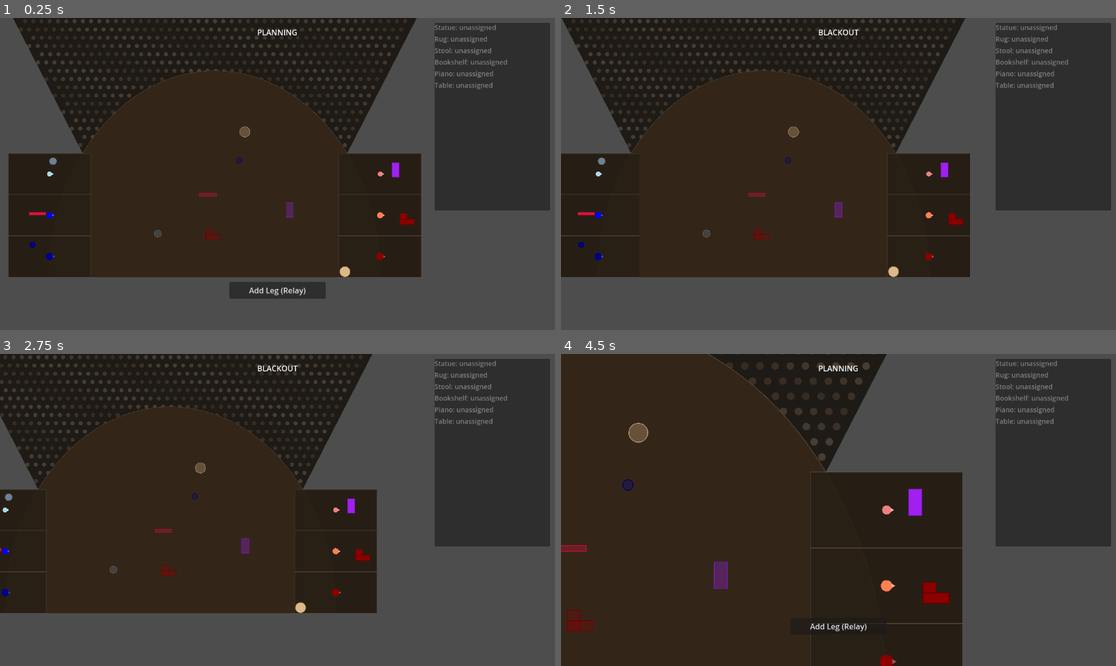
Above: before the commit, frames 1-4 (two rows, left to right).
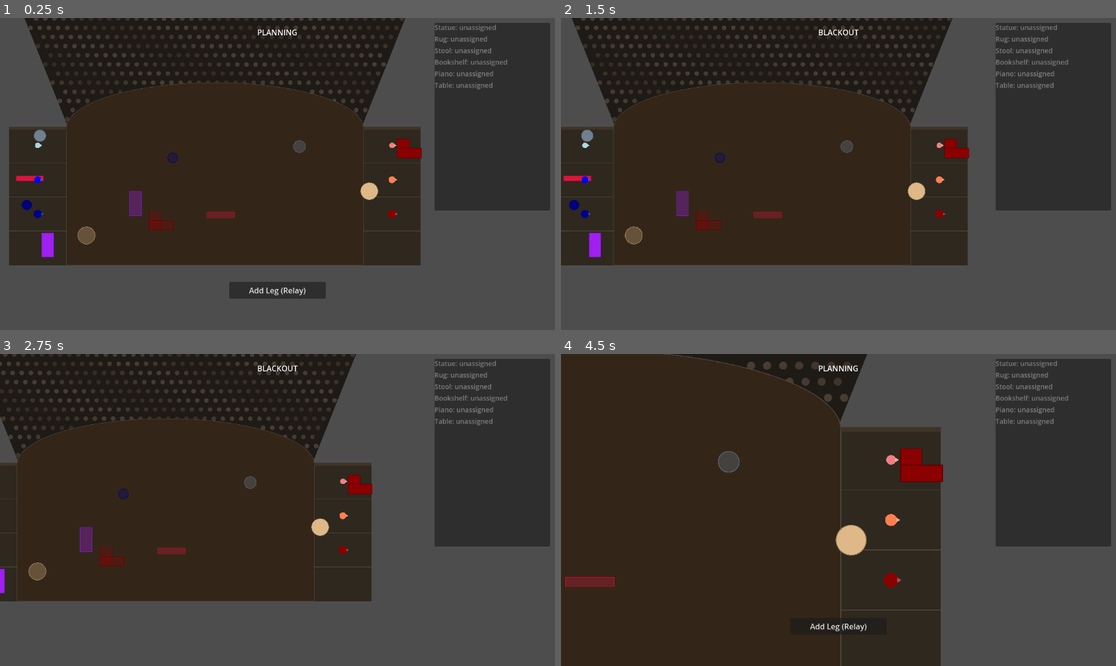
Above: after the commit, the same moments.

Repository: js-carpadakis/blackout
Game: Godot game, scene res://scenes/main/main.tscn
The game is run twice, just before and just after one commit, with the same random seed, the same clock (stepped at 60 frames per second) and the same inputs.
Inputs (mouse positions are in pixels of both pictures, inside the frame that each line leads up to):
- Up to frame 1 (0.25 s): no input
- Up to frame 2 (1.5 s): click "Add Leg (Relay)" at 0.5 s; tap Enter at 1.25 s; move the mouse to (960, 158) at 1.27 s; hold D (pan_right) from 1.28 s (still down); hold Space (start_execution) from 1.28 s (still down); click (960, 158) at 1.42 s
- Up to frame 3 (2.75 s): release D (pan_right) at 2 s; release Space (start_execution) at 2 s; drag from (166, 525) to (249, 572) at 2.02 s
- Up to frame 4 (4.5 s): tap Space (start_execution) at 2.75, 4.25 s; move the mouse to (894, 441) at 2.77 s; hold D (pan_right) 2.78-3.5 s; hold Q (zoom_in) 2.78-3.5 s; drag from (810, 572) to (672, 463) at 3.52 s; move the mouse to (1005, 556) at 4.27 s; hold A (pan_left) from 4.28 s (still down); hold Space (start_execution) from 4.28 s (still down)

The runs differ from the first frame. In frame 1, 11% of the frame differs, in the area x 1-76%, y 0-84%; in frame 2, 11%; in frame 3, 10%; in frame 4, 9.6%.

Commit message:
Reform stage layout tbe closer to a proscenium stage, with apron and 4 wings

Diff:
--- a/scenes/entities/prop_base.tscn
+++ b/scenes/entities/prop_base.tscn
@@ -3,7 +3,7 @@
 [ext_resource type="Script" path="res://scripts/entities/prop_controller.gd" id="1_script"]
 
 [sub_resource type="RectangleShape2D" id="RectangleShape2D_body"]
-size = Vector2(40, 40)
+size = Vector2(60, 60)
 
 [node name="Prop" type="StaticBody2D"]
 collision_layer = 4
@@ -14,5 +14,5 @@
 shape = SubResource("RectangleShape2D_body")
 
 [node name="NavigationObstacle2D" type="NavigationObstacle2D" parent="."]
-radius = 30.0
+radius = 45.0
 avoidance_enabled = true
--- a/scenes/main/game_session.tscn
+++ b/scenes/main/game_session.tscn
@@ -9,9 +9,9 @@
 [ext_resource type="Script" path="res://scripts/stage/path_preview.gd" id="7_path_preview"]
 
 [sub_resource type="NavigationPolygon" id="NavigationPolygon_stage"]
-vertices = PackedVector2Array(-950, -600, 950, -600, 950, 500, -950, 500)
+vertices = PackedVector2Array(-950, -750, 950, -750, 950, 150, -950, 150)
 polygons = [PackedInt32Array(0, 1, 2, 3)]
-outlines = [PackedVector2Array(-950, -600, 950, -600, 950, 500, -950, 500)]
+outlines = [PackedVector2Array(-950, -750, 950, -750, 950, 150, -950, 150)]
 
 [node name="GameSession" type="Node2D"]
 script = ExtResource("1_session")
@@ -23,7 +23,7 @@
 
 [node name="GridOverlay" type="Node2D" parent="StageLayout"]
 script = ExtResource("4_grid")
-grid_size = Vector2i(32, 20)
+grid_size = Vector2i(36, 17)
 cell_size = 50.0
 
 [node name="PathPreview" type="Node2D" parent="StageLayout"]
--- a/scripts/core/game_session.gd
+++ b/scripts/core/game_session.gd
@@ -23,35 +23,43 @@
 
 # Cell size in pixels (must match grid_system and pathfinding)
 var _cell_size: float = 50.0
-var _grid_size: Vector2i = Vector2i(32, 20)
-
-# Half-ellipse stage shape: flat edge at bottom (backstage), curve at top (audience)
-# Center of full ellipse at (0, 500), semi-axis x=800, semi-axis y=1000
-# Grid covers [-800, 800] x [-500, 500]
-const ELLIPSE_CENTER_Y := 500.0
-const ELLIPSE_A := 800.0   # semi-axis x (half of 1600)
-const ELLIPSE_B := 1000.0  # semi-axis y (full 1000 depth)
-
-# Wing sections: 400px wide, 600px tall (3 sections of 200px), outside the ellipse
-const WING_WIDTH := 400.0
-const WING_SECTION_HEIGHT := 200.0
-
-# Stage left wing sections (1st=closest to audience/top, 3rd=deepest backstage/bottom)
-const STAGE_LEFT_1ST := Rect2(-1000, -100, 400, 200)
-const STAGE_LEFT_2ND := Rect2(-1000, 100, 400, 200)
-const STAGE_LEFT_3RD := Rect2(-1000, 300, 400, 200)
+var _grid_size: Vector2i = Vector2i(36, 17)
+
+# Rectangular proscenium theater layout
+# Main stage: 1300 wide centered, 600 deep (visible to audience)
+const STAGE_RECT := Rect2(-650, -500, 1300, 600)
+
+# Proscenium wall at Y=-500 (front of stage)
+const PROSCENIUM_Y := -500.0
+
+# Apron/forestage: half-ellipse extending past the proscenium opening toward the audience
+# Curves outward only across the proscenium opening, flat at the sides where the wall exists
+const APRON_A := 650.0   # semi-axis x (half of proscenium opening width)
+const APRON_B := 200.0   # semi-axis y (max depth at center)
+const APRON_CENTER_Y := -500.0  # flat edge at proscenium line
+
+# Wing sections: 250px wide, 600px tall (4 sections of 150px)
+const WING_WIDTH := 250.0
+const WING_SECTION_HEIGHT := 150.0
+
+# Stage left wing sections (1st=closest to audience/top, 4th=deepest/bottom)
+const STAGE_LEFT_1ST := Rect2(-900, -500, 250, 150)
+const STAGE_LEFT_2ND := Rect2(-900, -350, 250, 150)
+const STAGE_LEFT_3RD := Rect2(-900, -200, 250, 150)
+const STAGE_LEFT_4TH := Rect2(-900, -50, 250, 150)
 
 # Stage right wing sections
-const STAGE_RIGHT_1ST := Rect2(600, -100, 400, 200)
-const STAGE_RIGHT_2ND := Rect2(600, 100, 400, 200)
-const STAGE_RIGHT_3RD := Rect2(600, 300, 400, 200)
-
-# Full wing bounds (union of all 3 sections per side)
-const STAGE_LEFT_RECT := Rect2(-1000, -100, 400, 600)
-const STAGE_RIGHT_RECT := Rect2(600, -100, 400, 600)
-
-# Backstage: 2000x600 rectangle overlapping wings and bottom of stage
-const BACKSTAGE_RECT := Rect2(-1000, -100, 2000, 600)
+const STAGE_RIGHT_1ST := Rect2(650, -500, 250, 150)
+const STAGE_RIGHT_2ND := Rect2(650, -350, 250, 150)
+const STAGE_RIGHT_3RD := Rect2(650, -200, 250, 150)
+const STAGE_RIGHT_4TH := Rect2(650, -50, 250, 150)
+
+# Full wing bounds (union of all 4 sections per side)
+const STAGE_LEFT_RECT := Rect2(-900, -500, 250, 600)
+const STAGE_RIGHT_RECT := Rect2(650, -500, 250, 600)
+
+# World bounds: entire walkable area for drag clamping (includes apron)
+const WORLD_BOUNDS := Rect2(-900, -700, 1800, 800)
 
 # Phase state
 var _is_planning: bool = true
@@ -73,17 +81,16 @@
 
 
 func _ready() -> void:
-	# Initialize pathfinding with larger grid for half-ellipse stage
+	# Initialize pathfinding grid covering entire walkable area
 	pathfinding.initialize(_grid_size, _cell_size)
 	_mark_stage_bounds()
 
-	# Configure grid overlay with ellipse shape
-	grid_overlay.set_stage_ellipse(ELLIPSE_CENTER_Y, ELLIPSE_A, ELLIPSE_B)
+	# Configure grid overlay with stage rect
+	grid_overlay.set_stage_rect(STAGE_RECT)
 	grid_overlay.set_grid_visible(false)
 
 	# Fit camera to show entire playable area, reserving space for HUD panel
-	# Playable area: wings + stage ellipse, x [-1000, 1000], y [-500, 500]
-	var stage_bounds := Rect2(-1000, -500, 2000, 1000)
+	var stage_bounds := WORLD_BOUNDS
 	camera.fit_to_stage(stage_bounds, 260.0)  # 250px panel + 10px gap
 
 	# Connect HUD
@@ -114,33 +121,33 @@
 
 	# Prop definitions: { name, weight, color, shape, size, traits }
 	var prop_defs: Array = [
-		{ "name": "Chair", "weight": 1, "color": Color.SADDLE_BROWN, "shape": 0, "size": Vector2(30, 30), "traits": [] },
-		{ "name": "Stool", "weight": 1, "color": Color.NAVY_BLUE, "shape": 1, "size": Vector2(28, 28), "traits": [] },
-		{ "name": "Lamp", "weight": 1, "color": Color.GOLDENROD, "shape": 0, "size": Vector2(20, 40), "traits": [0] },
-		{ "name": "Table", "weight": 2, "color": Color.BURLYWOOD, "shape": 1, "size": Vector2(50, 50), "traits": [] },
-		{ "name": "Couch", "weight": 2, "color": Color.FOREST_GREEN, "shape": 0, "size": Vector2(70, 35), "traits": [2] },
-		{ "name": "Dresser", "weight": 2, "color": Color.ANTIQUE_WHITE, "shape": 0, "size": Vector2(55, 40), "traits": [2] },
-		{ "name": "Rug", "weight": 2, "color": Color.CRIMSON, "shape": 0, "size": Vector2(80, 15), "traits": [] },
-		{ "name": "Piano", "weight": 3, "color": Color.DARK_RED, "shape": 2, "size": Vector2(70, 55), "traits": [0] },
-		{ "name": "Bookshelf", "weight": 3, "color": Color.PURPLE, "shape": 0, "size": Vector2(35, 70), "traits": [] },
-		{ "name": "Wardrobe", "weight": 3, "color": Color.DARK_OLIVE_GREEN, "shape": 0, "size": Vector2(50, 65), "traits": [1] },
-		{ "name": "Statue", "weight": 2, "color": Color.SLATE_GRAY, "shape": 1, "size": Vector2(35, 35), "traits": [0, 1] },
-		{ "name": "Bed", "weight": 3, "color": Color.MEDIUM_PURPLE, "shape": 0, "size": Vector2(75, 55), "traits": [2] },
+		{ "name": "Chair", "weight": 1, "color": Color.SADDLE_BROWN, "shape": 0, "size": Vector2(45, 45), "traits": [] },
+		{ "name": "Stool", "weight": 1, "color": Color.NAVY_BLUE, "shape": 1, "size": Vector2(42, 42), "traits": [] },
+		{ "name": "Lamp", "weight": 1, "color": Color.GOLDENROD, "shape": 0, "size": Vector2(30, 60), "traits": [0] },
+		{ "name": "Table", "weight": 2, "color": Color.BURLYWOOD, "shape": 1, "size": Vector2(75, 75), "traits": [] },
+		{ "name": "Couch", "weight": 2, "color": Color.FOREST_GREEN, "shape": 0, "size": Vector2(105, 52), "traits": [2] },
+		{ "name": "Dresser", "weight": 2, "color": Color.ANTIQUE_WHITE, "shape": 0, "size": Vector2(82, 60), "traits": [2] },
+		{ "name": "Rug", "weight": 2, "color": Color.CRIMSON, "shape": 0, "size": Vector2(120, 22), "traits": [] },
+		{ "name": "Piano", "weight": 3, "color": Color.DARK_RED, "shape": 2, "size": Vector2(105, 82), "traits": [0] },
+		{ "name": "Bookshelf", "weight": 3, "color": Color.PURPLE, "shape": 0, "size": Vector2(52, 105), "traits": [] },
+		{ "name": "Wardrobe", "weight": 3, "color": Color.DARK_OLIVE_GREEN, "shape": 0, "size": Vector2(75, 98), "traits": [1] },
+		{ "name": "Statue", "weight": 2, "color": Color.SLATE_GRAY, "shape": 1, "size": Vector2(52, 52), "traits": [0, 1] },
+		{ "name": "Bed", "weight": 3, "color": Color.MEDIUM_PURPLE, "shape": 0, "size": Vector2(112, 82), "traits": [2] },
 	]
 	prop_defs.shuffle()
 	prop_defs.resize(6)
 
 	# All wing sections to distribute props into
 	var wing_sections: Array[Rect2] = [
-		STAGE_LEFT_1ST, STAGE_LEFT_2ND, STAGE_LEFT_3RD,
-		STAGE_RIGHT_1ST, STAGE_RIGHT_2ND, STAGE_RIGHT_3RD,
+		STAGE_LEFT_1ST, STAGE_LEFT_2ND, STAGE_LEFT_3RD, STAGE_LEFT_4TH,
+		STAGE_RIGHT_1ST, STAGE_RIGHT_2ND, STAGE_RIGHT_3RD, STAGE_RIGHT_4TH,
 	]
 
 	for i in range(prop_defs.size()):
 		var def: Dictionary = prop_defs[i]
 		var section: Rect2 = wing_sections[i]
 		var spawn_pos: Vector2 = _random_point_in_rect(section)
-		var target_pos: Vector2 = _random_stage_target_ellipse()
+		var target_pos: Vector2 = _random_stage_target()
 		_spawn_prop(spawn_pos, target_pos, def.color, def.name, def.weight, def.shape, def.size, def.traits)
 
 
@@ -250,10 +257,10 @@
 
 
 func _planning_handle_drag(world_pos: Vector2) -> void:
-	# Dragging a target ghost — constrain to stage
+	# Dragging a target ghost — constrain to walkable area (stage, wings, apron)
 	if _dragging_target_prop:
 		var ghost_pos: Vector2 = world_pos + _drag_offset
-		if is_on_stage(ghost_pos):
+		if is_walkable(ghost_pos):
 			# Update the last leg's destination (the one the ghost represents)
 			var prop: StaticBody2D = _dragging_target_prop
 			for i in range(prop.movement_plan.size() - 1, -1, -1):
@@ -269,9 +276,9 @@
 
 	var target_pos: Vector2 = world_pos + _drag_offset
 
-	# Clamp to backstage area
-	target_pos.x = clamp(target_pos.x, BACKSTAGE_RECT.position.x, BACKSTAGE_RECT.position.x + BACKSTAGE_RECT.size.x)
-	target_pos.y = clamp(target_pos.y, BACKSTAGE_RECT.position.y, BACKSTAGE_RECT.position.y + BACKSTAGE_RECT.size.y)
+	# Clamp to world bounds (stage + wings + apron)
+	target_pos.x = clamp(target_pos.x, WORLD_BOUNDS.position.x, WORLD_BOUNDS.position.x + WORLD_BOUNDS.size.x)
+	target_pos.y = clamp(target_pos.y, WORLD_BOUNDS.position.y, WORLD_BOUNDS.position.y + WORLD_BOUNDS.size.y)
 
 	_dragging_entity.global_position = target_pos
 
@@ -320,8 +327,8 @@
 			_toggle_stagehand_on_prop(selected_stagehand, prop)
 			return
 
-	# Right-click on stage floor — set destination for the next incomplete leg (one at a time)
-	if selected_stagehand.has_assignment and is_on_stage(world_pos):
+	# Right-click on walkable floor — set destination for the next incomplete leg (one at a time)
+	if selected_stagehand.has_assignment and is_walkable(world_pos):
 		for prop in selected_stagehand.assigned_props:
 			var leg_idx: int = prop.find_incomplete_leg_with_stagehand(selected_stagehand)
 			if leg_idx >= 0:
@@ -333,8 +340,8 @@
 				return
 		return
 
-	# Right-click in backstage — reposition stagehand directly
-	if is_in_backstage(world_pos):
+	# Right-click in wings — reposition stagehand directly
+	if not is_on_stage(world_pos) and is_walkable(world_pos):
 		selected_stagehand.global_position = world_pos
 
 
@@ -948,30 +955,28 @@
 	)
 
 
-func _random_stage_target_ellipse() -> Vector2:
+func _random_stage_target() -> Vector2:
 	var margin := 50.0
-	for attempt in range(100):
-		var x: float = randf_range(-ELLIPSE_A + margin, ELLIPSE_A - margin)
-		var y: float = randf_range(ELLIPSE_CENTER_Y - ELLIPSE_B + margin, ELLIPSE_CENTER_Y - margin)
-		if is_on_stage(Vector2(x, y)):
-			return Vector2(x, y)
-	return Vector2(0, 0)
+	return Vector2(
+		randf_range(STAGE_RECT.position.x + margin, STAGE_RECT.position.x + STAGE_RECT.size.x - margin),
+		randf_range(STAGE_RECT.position.y + margin, STAGE_RECT.position.y + STAGE_RECT.size.y - margin)
+	)
 
 
 static func is_on_stage(world_pos: Vector2) -> bool:
-	if world_pos.y > ELLIPSE_CENTER_Y:
+	return STAGE_RECT.has_point(world_pos)
+
+
+static func is_on_apron(world_pos: Vector2) -> bool:
+	if world_pos.y > APRON_CENTER_Y or world_pos.y < APRON_CENTER_Y - APRON_B:
 		return false
-	var nx: float = world_pos.x / ELLIPSE_A
-	var ny: float = (world_pos.y - ELLIPSE_CENTER_Y) / ELLIPSE_B
+	var nx: float = world_pos.x / APRON_A
+	var ny: float = (world_pos.y - APRON_CENTER_Y) / APRON_B
 	return (nx * nx + ny * ny) <= 1.0
 
 
-static func is_in_backstage(world_pos: Vector2) -> bool:
-	return BACKSTAGE_RECT.has_point(world_pos)
-
-
 static func is_walkable(world_pos: Vector2) -> bool:
-	return is_on_stage(world_pos) or is_in_backstage(world_pos)
+	return is_on_stage(world_pos) or is_on_apron(world_pos) or STAGE_LEFT_RECT.has_point(world_pos) or STAGE_RIGHT_RECT.has_point(world_pos)
 
 
 func _mark_stage_bounds() -> void:
--- a/scripts/entities/prop_controller.gd
+++ b/scripts/entities/prop_controller.gd
@@ -15,7 +15,7 @@
 @export var weight: int = 1  # Combined strength needed to carry
 @export var grid_footprint: Vector2i = Vector2i(1, 1)
 @export var prop_color: Color = Color.SADDLE_BROWN
-@export var prop_size: Vector2 = Vector2(40, 40)
+@export var prop_size: Vector2 = Vector2(60, 60)
 @export var shape: PropShape = PropShape.RECT
 @export var size_override: Vector2 = Vector2.ZERO  # When non-zero, skip weight-to-size auto-sizing
 
@@ -68,13 +68,13 @@
 	else:
 		match weight:
 			1:
-				prop_size = Vector2(30, 30)
+				prop_size = Vector2(45, 45)
 			2:
-				prop_size = Vector2(50, 50)
+				prop_size = Vector2(75, 75)
 			3:
-				prop_size = Vector2(70, 70)
+				prop_size = Vector2(105, 105)
 			_:
-				prop_size = Vector2(30 + weight * 15, 30 + weight * 15)
+				prop_size = Vector2(45 + weight * 22, 45 + weight * 22)
 
 	# Update collision shape size to match prop_size
 	var col_shape: CollisionShape2D = get_node_or_null("CollisionShape2D")
@@ -83,7 +83,7 @@
 
 	# Update navigation obstacle radius to match prop size
 	if _nav_obstacle:
-		_nav_obstacle.radius = max(prop_size.x, prop_size.y) / 2.0 + 5.0
+		_nav_obstacle.radius = max(prop_size.x, prop_size.y) / 2.0 + 8.0
 
 	queue_redraw()
 
--- a/scripts/stage/grid_system.gd
+++ b/scripts/stage/grid_system.gd
@@ -1,27 +1,23 @@
 extends Node2D
 ## Visual grid overlay for the stage floor
 
-@export var grid_size: Vector2i = Vector2i(32, 20)
+@export var grid_size: Vector2i = Vector2i(36, 17)
 @export var cell_size: float = 50.0
 @export var grid_color: Color = Color(0.5, 0.5, 0.5, 0.3)
 @export var grid_line_width: float = 1.0
 
 var _grid_visible: bool = true
-var _has_ellipse: bool = false
-var _ellipse_center_y: float = 0.0
-var _ellipse_a: float = 0.0
-var _ellipse_b: float = 0.0
+var _has_stage_rect: bool = false
+var _stage_rect: Rect2
 
 
 func _ready() -> void:
 	queue_redraw()
 
 
-func set_stage_ellipse(center_y: float, a: float, b: float) -> void:
-	_has_ellipse = true
-	_ellipse_center_y = center_y
-	_ellipse_a = a
-	_ellipse_b = b
+func set_stage_rect(rect: Rect2) -> void:
+	_has_stage_rect = true
+	_stage_rect = rect
 	queue_redraw()
 
 
@@ -31,11 +27,7 @@
 
 	var half_width: float = grid_size.x * cell_size / 2.0
 	var half_height: float = grid_size.y * cell_size / 2.0
-
-	if _has_ellipse:
-		_draw_ellipse_grid(half_width, half_height)
-	else:
-		_draw_rect_grid(half_width, half_height)
+	_draw_rect_grid(half_width, half_height)
 
 
 func _draw_rect_grid(half_width: float, half_height: float) -> void:
@@ -46,30 +38,6 @@
 	for i in range(grid_size.y + 1):
 		var y: float = -half_height + i * cell_size
 		draw_line(Vector2(-half_width, y), Vector2(half_width, y), grid_color, grid_line_width)
-
-
-func _draw_ellipse_grid(half_width: float, half_height: float) -> void:
-	# Draw grid cells only inside the half-ellipse
-	for gx in range(grid_size.x):
-		for gy in range(grid_size.y):
-			var cell_center: Vector2 = Vector2(
-				-half_width + (gx + 0.5) * cell_size,
-				-half_height + (gy + 0.5) * cell_size
-			)
-			if _is_in_ellipse(cell_center):
-				var cell_rect := Rect2(
-					Vector2(-half_width + gx * cell_size, -half_height + gy * cell_size),
-					Vector2(cell_size, cell_size)
-				)
-				draw_rect(cell_rect, grid_color, false, grid_line_width)
-
-
-func _is_in_ellipse(world_pos: Vector2) -> bool:
-	if world_pos.y > _ellipse_center_y:
-		return false
-	var nx: float = world_pos.x / _ellipse_a
-	var ny: float = (world_pos.y - _ellipse_center_y) / _ellipse_b
-	return (nx * nx + ny * ny) <= 1.0
 
 
 func world_to_grid(world_pos: Vector2) -> Vector2i:
--- a/scripts/stage/stage_zones.gd
+++ b/scripts/stage/stage_zones.gd
@@ -1,21 +1,19 @@
 extends Node2D
-## Visual representation of stage zones: half-ellipse floor, wings, and house (audience)
+## Visual representation of stage zones: rectangular proscenium stage, wings, and house (audience)
 
-# Ellipse parameters (flat edge at bottom, curve at top toward audience)
-@export var ellipse_center_y: float = 500.0
-@export var ellipse_a: float = 800.0  # semi-axis x
-@export var ellipse_b: float = 1000.0  # semi-axis y
-@export var ellipse_segments: int = 64
+# Stage layout
+@export var stage_width: float = 1300.0
+@export var stage_depth: float = 600.0
+@export var proscenium_y: float = -500.0  # front of stage (audience side)
+@export var proscenium_left: float = -650.0   # left edge of proscenium opening
+@export var proscenium_right: float = 650.0   # right edge of proscenium opening
+@export var apron_depth: float = 200.0        # max depth of apron ellipse at center
+@export var apron_segments: int = 48         # smoothness of ellipse curve
 
 # Wing layout
-@export var wing_width: float = 400.0
+@export var wing_width: float = 250.0
 @export var wing_height: float = 600.0  # total height, 3 sections
-@export var wing_top_y: float = -100.0  # wings start here
-
-# Backstage
-@export var backstage_width: float = 2000.0
-@export var backstage_height: float = 600.0
-@export var backstage_top_y: float = -100.0
+@export var wing_top_y: float = -500.0  # wings start at proscenium line
 
 # House (audience)
 @export var house_height: float = 900.0
@@ -23,13 +21,14 @@
 @export var house_bottom_width: float = 1280.0
 
 # Colors
-@export var backstage_color: Color = Color(0.12, 0.1, 0.07, 0.9)
 @export var floor_color: Color = Color(0.2, 0.15, 0.1, 1)
 @export var floor_border_color: Color = Color(0.35, 0.3, 0.25, 0.8)
 @export var wing_color: Color = Color(0.15, 0.12, 0.08, 0.8)
 @export var zone_border_color: Color = Color(0.4, 0.35, 0.3, 0.5)
 @export var house_color: Color = Color(0.1, 0.08, 0.06, 0.9)
 @export var audience_head_color: Color = Color(0.3, 0.25, 0.2, 0.7)
+@export var proscenium_wall_color: Color = Color(0.25, 0.2, 0.15, 1.0)
+@export var num_wing_sections: int = 4
 
 @export var head_radius: float = 10.0
 @export var head_spacing: float = 40.0
@@ -37,75 +36,90 @@
 
 
 func _draw() -> void:
-	_draw_backstage()
 	_draw_house()
+	_draw_apron()
 	_draw_floor()
 	_draw_wings()
+	_draw_proscenium_wall()
 
 
-func _draw_backstage() -> void:
-	var rect := Rect2(
-		Vector2(-backstage_width / 2.0, backstage_top_y),
-		Vector2(backstage_width, backstage_height)
-	)
-	draw_rect(rect, backstage_color)
-	draw_rect(rect, zone_border_color, false, 2.0)
+func _draw_apron() -> void:
+	# Half-ellipse forestage: curves outward only across the proscenium opening
+	var half_w: float = (proscenium_right - proscenium_left) / 2.0
+	var center_x: float = (proscenium_left + proscenium_right) / 2.0
+	var points := PackedVector2Array()
+
+	# Arc from left to right (going through the front/audience side)
+	for i in range(apron_segments + 1):
+		var angle: float = PI + PI * float(i) / float(apron_segments)
+		var x: float = center_x + half_w * cos(angle)
+		var y: float = proscenium_y + apron_depth * sin(angle)
+		points.append(Vector2(x, y))
+
+	# Close with flat edge at proscenium line
+	points.append(Vector2(proscenium_right, proscenium_y))
+	points.append(Vector2(proscenium_left, proscenium_y))
+
+	draw_colored_polygon(points, floor_color)
+
+	# Draw curved border
+	var arc_points := PackedVector2Array()
+	for i in range(apron_segments + 1):
+		var angle: float = PI + PI * float(i) / float(apron_segments)
+		var x: float = center_x + half_w * cos(angle)
+		var y: float = proscenium_y + apron_depth * sin(angle)
+		arc_points.append(Vector2(x, y))
+	draw_polyline(arc_points, floor_border_color, 2.0)
 
 
 func _draw_floor() -> void:
-	# Build half-ellipse polygon: flat edge at bottom, curve at top
-	var points: PackedVector2Array = PackedVector2Array()
-
-	# Arc from bottom-left to bottom-right (going counter-clockwise through the top)
-	for i in range(ellipse_segments + 1):
-		var angle: float = PI + PI * float(i) / float(ellipse_segments)  # PI to 2*PI
-		var x: float = ellipse_a * cos(angle)
-		var y: float = ellipse_center_y + ellipse_b * sin(angle)
-		points.append(Vector2(x, y))
-
-	# Close with flat edge at bottom
-	points.append(Vector2(ellipse_a, ellipse_center_y))
-	points.append(Vector2(-ellipse_a, ellipse_center_y))
-
-	draw_colored_polygon(points, floor_color)
-
-	# Draw border arc (just the curved part)
-	var arc_points: PackedVector2Array = PackedVector2Array()
-	for i in range(ellipse_segments + 1):
-		var angle: float = PI + PI * float(i) / float(ellipse_segments)
-		var x: float = ellipse_a * cos(angle)
-		var y: float = ellipse_center_y + ellipse_b * sin(angle)
-		arc_points.append(Vector2(x, y))
-	draw_polyline(arc_points, floor_border_color, 2.0)
-
-	# Draw flat edge at bottom
-	draw_line(Vector2(-ellipse_a, ellipse_center_y), Vector2(ellipse_a, ellipse_center_y), floor_border_color, 2.0)
+	var rect := Rect2(
+		Vector2(proscenium_left, proscenium_y),
+		Vector2(stage_width, stage_depth)
+	)
+	draw_rect(rect, floor_color)
+	# Border on left, right, bottom only — no top border (merges with apron)
+	var left := proscenium_left
+	var right := proscenium_right
+	var top := proscenium_y
+	var bottom := proscenium_y + stage_depth
+	draw_line(Vector2(left, top), Vector2(left, bottom), floor_border_color, 2.0)
+	draw_line(Vector2(right, top), Vector2(right, bottom), floor_border_color, 2.0)
+	draw_line(Vector2(left, bottom), Vector2(right, bottom), floor_border_color, 2.0)
 
 
 func _draw_wings() -> void:
-	var section_height: float = wing_height / 3.0
+	var section_height: float = wing_height / float(num_wing_sections)
 
-	# Stage left wings (x: -1000 to -600)
-	var sl_x: float = -backstage_width / 2.0
-	for i in range(3):
+	# Stage left wings
+	var sl_x: float = proscenium_left - wing_width
+	for i in range(num_wing_sections):
 		var section_y: float = wing_top_y + i * section_height
 		var section_rect := Rect2(Vector2(sl_x, section_y), Vector2(wing_width, section_height))
 		draw_rect(section_rect, wing_color)
-		draw_rect(section_rect, zone_border_color, false, 2.0)
+		_draw_wing_section_border(sl_x, section_y, wing_width, section_height, i == num_wing_sections - 1)
 
-	# Stage right wings (x: 600 to 1000)
-	var sr_x: float = backstage_width / 2.0 - wing_width
-	for i in range(3):
+	# Stage right wings (x: 400 to 900)
+	var sr_x: float = proscenium_right
+	for i in range(num_wing_sections):
 		var section_y: float = wing_top_y + i * section_height
 		var section_rect := Rect2(Vector2(sr_x, section_y), Vector2(wing_width, section_height))
 		draw_rect(section_rect, wing_color)
-		draw_rect(section_rect, zone_border_color, false, 2.0)
+		_draw_wing_section_border(sr_x, section_y, wing_width, section_height, i == num_wing_sections - 1)
+
+
+func _draw_wing_section_border(x: float, y: float, w: float, h: float, skip_bottom: bool) -> void:
+	draw_line(Vector2(x, y), Vector2(x + w, y), zone_border_color, 2.0)          # top
+	draw_line(Vector2(x, y), Vector2(x, y + h), zone_border_color, 2.0)          # left
+	draw_line(Vector2(x + w, y), Vector2(x + w, y + h), zone_border_color, 2.0)  # right
+	if not skip_bottom:
+		draw_line(Vector2(x, y + h), Vector2(x + w, y + h), zone_border_color, 2.0)
 
 
 func _draw_house() -> void:
-	# House wedge shape
-	var y_top: float = -house_height - backstage_top_y
-	var y_bottom: float = backstage_top_y
+	# House wedge shape — audience area in front of proscenium
+	var y_top: float = proscenium_y - house_height
+	var y_bottom: float = proscenium_y
 
 	var points := PackedVector2Array([
 		Vector2(-house_top_width / 2.0, y_top),
@@ -114,6 +128,9 @@
 		Vector2(-house_bottom_width / 2.0, y_bottom),
 	])
 	draw_colored_polygon(points, house_color)
+
+	# Apron ellipse parameters for head exclusion
+	var apron_half_w: float = (proscenium_right - proscenium_left) / 2.0
 
 	# Fill with audience heads in rows
 	var row_index: int = 0
@@ -127,9 +144,9 @@
 		var col: int = 0
 		var x: float = -half_w + x_off
 		while x <= half_w:
-			# Skip heads inside the stage ellipse
-			var nx: float = x / ellipse_a
-			var ny: float = (y - ellipse_center_y) / ellipse_b
+			# Skip heads inside the apron ellipse
+			var nx: float = x / apron_half_w
+			var ny: float = (y - proscenium_y) / apron_depth
 			if (nx * nx + ny * ny) > 1.0:
 				var variation: float = sin(float(row_index * 7 + col * 13)) * 0.05
 				var head_color := Color(
@@ -143,3 +160,23 @@
 			col += 1
 		y -= head_spacing
 		row_index += 1
+
+
+func _draw_proscenium_wall() -> void:
+	# Thick wall sections on either side of the proscenium opening at Y=proscenium_y
+	var wall_thickness: float = 12.0
+	var half_stage: float = (stage_width + 2.0 * wing_width) / 2.0
+
+	# Left wall
+	var left_wall := Rect2(
+		Vector2(-half_stage, proscenium_y - wall_thickness / 2.0),
+		Vector2(proscenium_left + half_stage, wall_thickness)
+	)
+	draw_rect(left_wall, proscenium_wall_color)
+
+	# Right wall
+	var right_wall := Rect2(
+		Vector2(proscenium_right, proscenium_y - wall_thickness / 2.0),
+		Vector2(half_stage - proscenium_right, wall_thickness)
+	)
+	draw_rect(right_wall, proscenium_wall_color)
